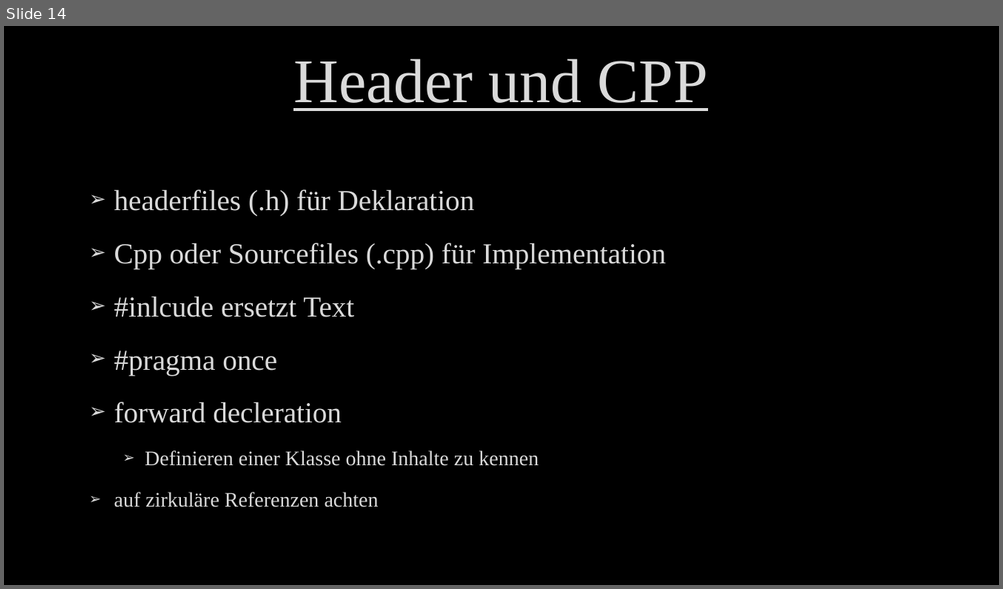
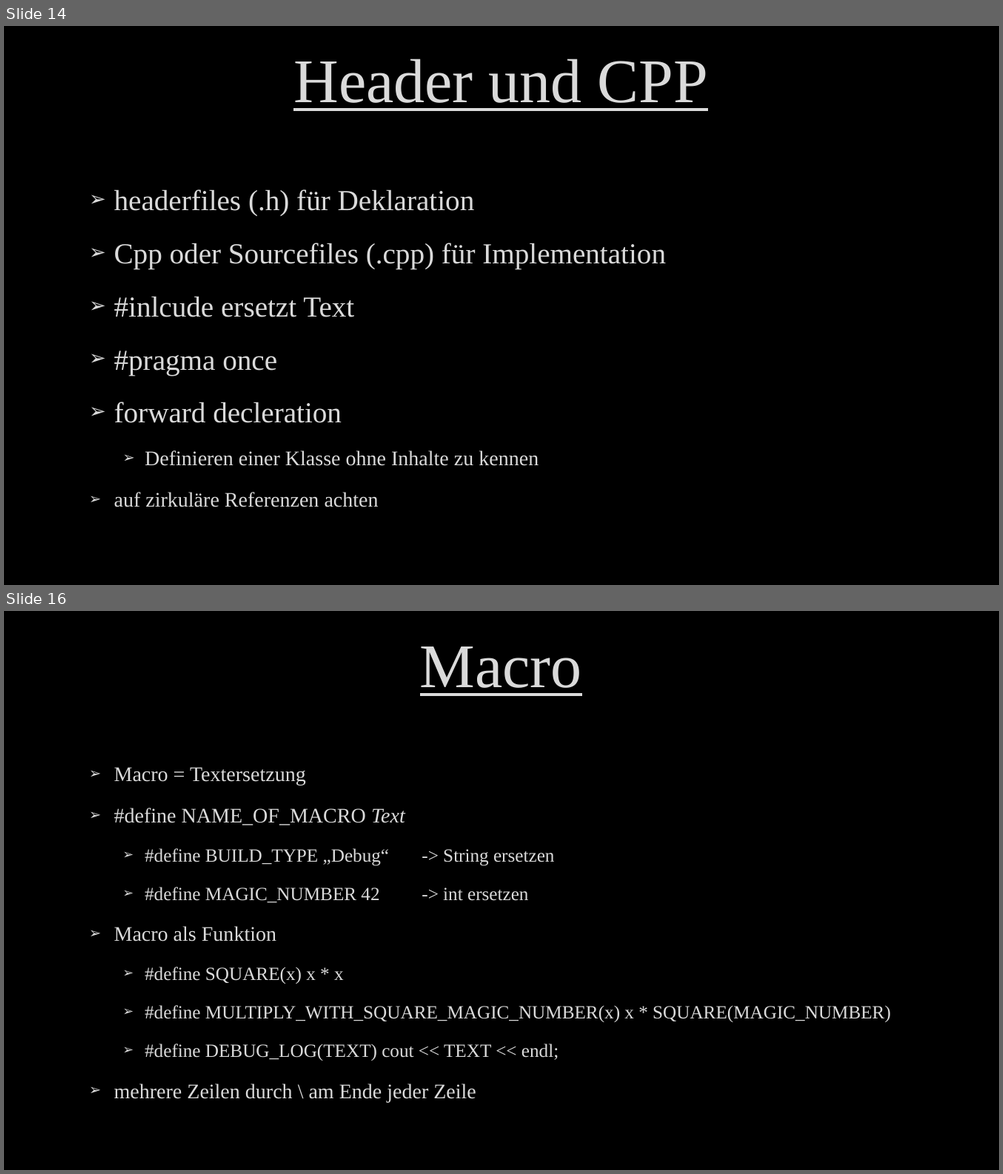
Before and after one commit to M2vH/GPA4300_0318, a slide deck: Document/Programmieren Grundlagen 2.pptx. Shown one above the other, each under a label of ours: slide 14 before the commit, slides 14 and 16 after it; the slides between them are not shown. The pictures are 1003x589 and 1003x1174 pixels, drawn with LibreOffice and Linux fonts; fonts in the diff are those of the drawing; background and template pictures are left out. Boxes give left, top, right and bottom in pixels: in the first picture for what was removed or moved away, otherwise in the second. Text is boxed around its words. In the diff, an @@ line names an element or a change of style, - is before the commit and + after.

```diff
--- a/Document/Programmieren Grundlagen 2.pptx
+++ b/Document/Programmieren Grundlagen 2.pptx
@@ slide 16 added at bbox=[4, 611, 999, 1170], background picture (left out) @@
@@ title added at bbox=[420, 647, 582, 696], 60 pt, text #DADADA, underline @@
+Macro
@@ text added at bbox=[114, 767, 891, 1102], 18 pt, text #DADADA @@
+➢ Macro = Textersetzung
+➢ #define NAME_OF_MACRO Text
+  ➢ #define BUILD_TYPE „Debug“ -> String ersetzen
+  ➢ #define MAGIC_NUMBER 42 -> int ersetzen
+➢ Macro als Funktion
+  ➢ #define SQUARE(x) x * x
+  ➢ #define MULTIPLY_WITH_SQUARE_MAGIC_NUMBER(x) x * SQUARE(MAGIC_NUMBER)
+  ➢ #define DEBUG_LOG(TEXT) cout << TEXT << endl;
+➢ mehrere Zeilen durch \ am Ende jeder Zeile
```
Also in this commit, not shown: 7 other slides added, 20 other files.
